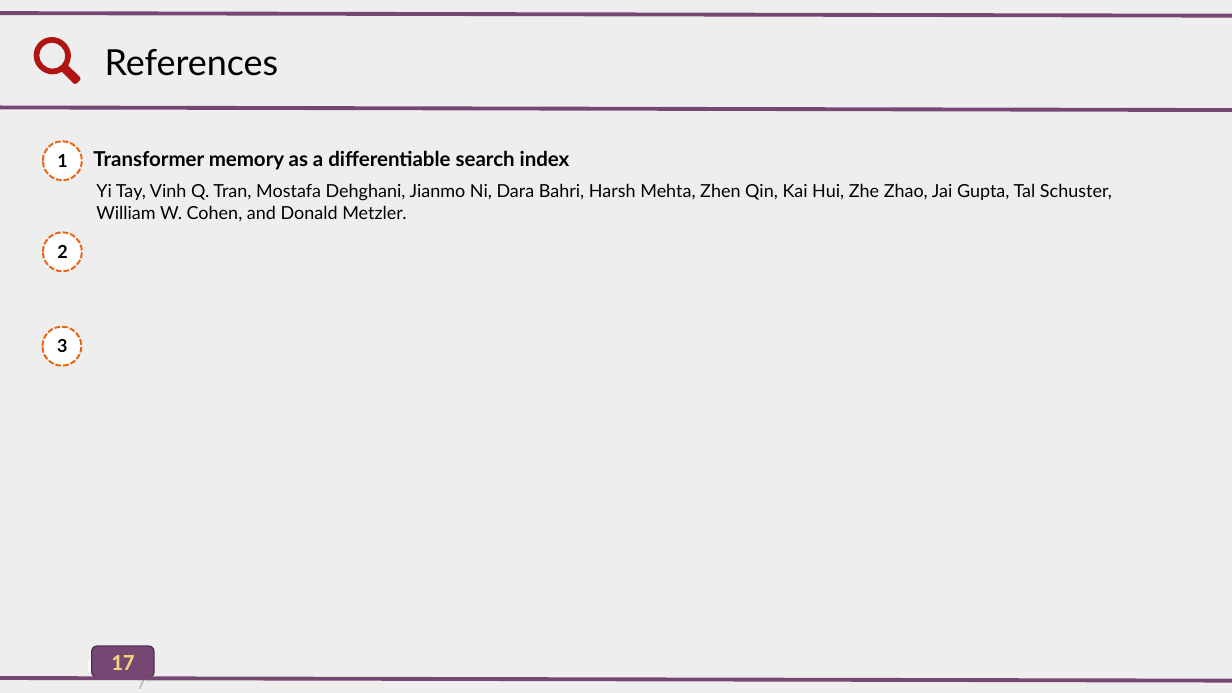
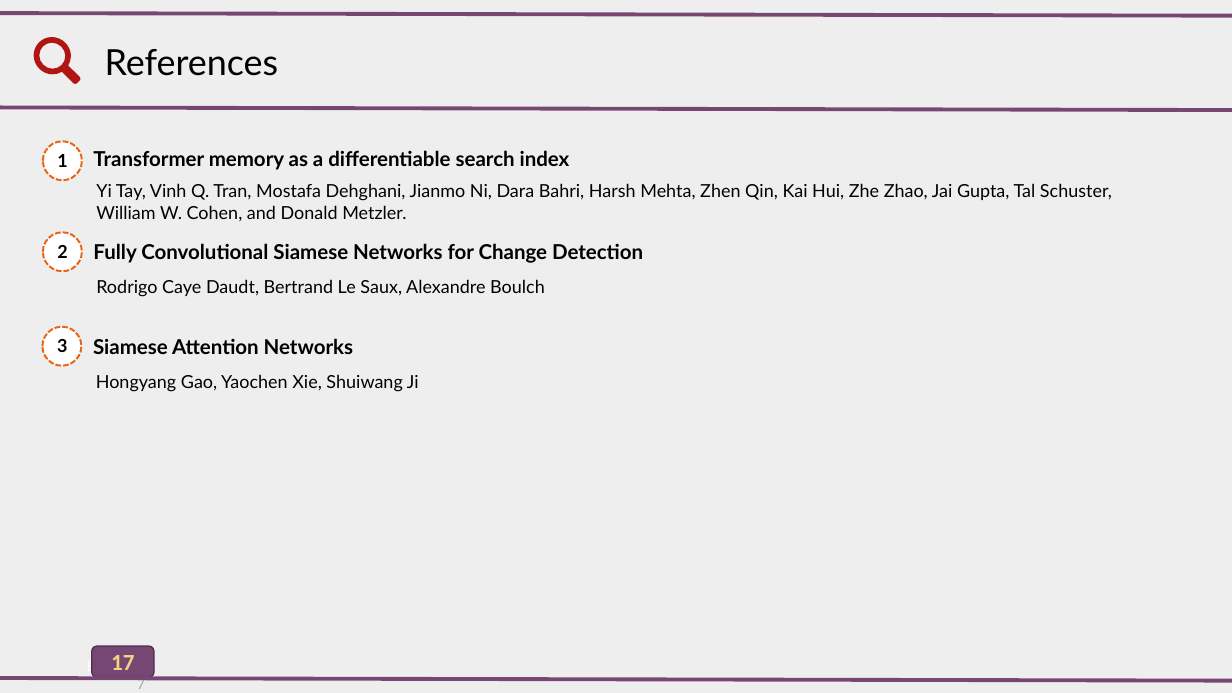
Before and after one commit to AlirezaAccelerates/IR_DSI_project, a slide deck: slide 17 of D/[P] Information Retrieval Project.pptx. Drawn at 1232x693 pixels with LibreOffice and Linux fonts; fonts in the diff are those of the drawing. Boxes give left, top, right and bottom in pixels: in the first picture for what was removed or moved away, otherwise in the second. Text is boxed around its words. In the diff, an @@ line names an element or a change of style, - is before the commit and + after.

```diff
--- a/D/[P] Information Retrieval Project.pptx
+++ b/D/[P] Information Retrieval Project.pptx
@@ text added at [93, 243, 643, 263], 16 pt, text #000000, bold @@
+Fully Convolutional Siamese Networks for Change Detection
@@ text added at [96, 279, 545, 297], 14 pt, text #000000 @@
+Rodrigo Caye Daudt, Bertrand Le Saux, Alexandre Boulch
@@ text added at [93, 338, 353, 354], 16 pt, text #000000, bold @@
+Siamese Attention Networks
@@ text added at [96, 374, 419, 392], 14 pt, text #000000 @@
+Hongyang Gao, Yaochen Xie, Shuiwang Ji
```
Also in this commit, not shown: 4 other slides changed, 1 other file.
